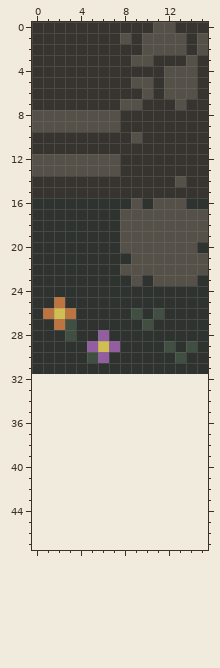
Edited in one commit: pixel-art sprite (Textures/BGTilemap.png). Above is the file before it was changed.
The file is 16x32 pixels. The old version is drawn lined up with the new one, on the new canvas.
Now the later version:
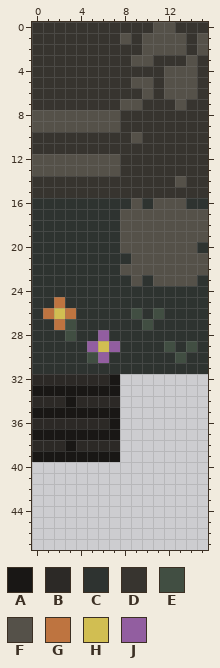
Palette (. is transparent): A #191715  B #2c2926  C #2e3330  D #37342f  E #414e42  F #555149  G #be7440  H #d1be52  J #925ea0
From old to new:
canvas 16x32 -> 16x48
The edit adds colour A in row 32 at x 7; in row 33 at x 0 to 7; in row 34 at x 3; in row 35 at x 0 to 7; in row 36 at x 7; in row 37 at x 0 to 7.
The edit adds colour A in row 38 at x 3; in row 39 at x 0 to 7.
The edit adds colour B in row 32 at x 0 to 6; in row 34 at x 0 to 2 and 4 to 7; in row 36 at x 0 to 6; in row 38 at x 0 to 2 and 4 to 7.
